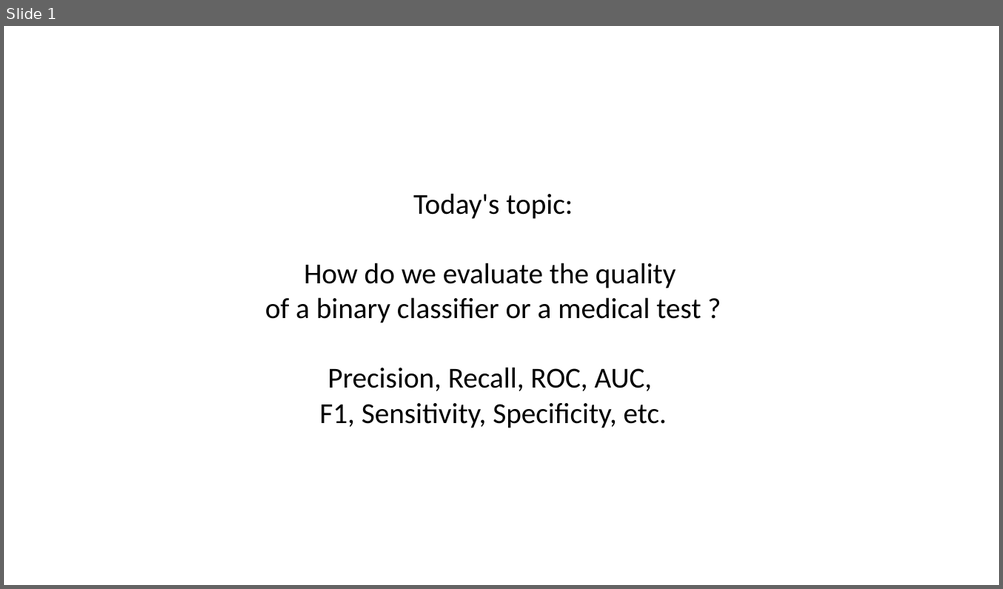
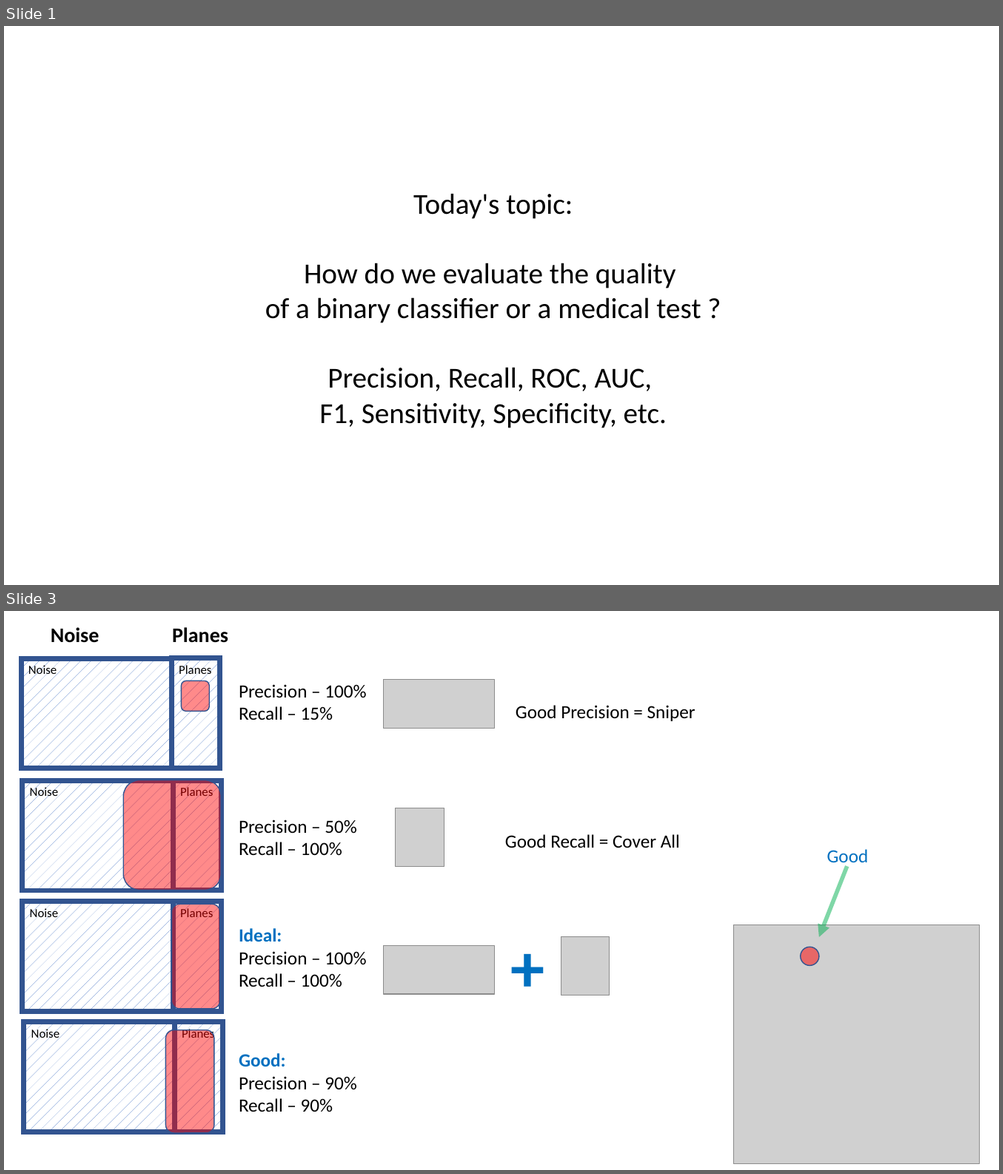
Before and after one commit to lselector/ml_ai_doc, a slide deck: Precision_Recall_ROC_Confusion.pptx. Shown one above the other, each under a label of ours: slide 1 before the commit, slides 1 and 3 after it; the slides between them are not shown. The pictures are 1003x589 and 1003x1174 pixels, drawn with LibreOffice and Linux fonts; fonts in the diff are those of the drawing; grey boxes stand for pictures. Boxes give left, top, right and bottom in pixels: in the first picture for what was removed or moved away, otherwise in the second. Text is boxed around its words. In the diff, an @@ line names an element or a change of style, - is before the commit and + after.

```diff
--- a/Precision_Recall_ROC_Confusion.pptx
+++ b/Precision_Recall_ROC_Confusion.pptx
@@ slide 3 added at [4, 611, 999, 1170], background #FFFFFF @@
@@ text added at [51, 627, 99, 643], 20 pt, text #000000, bold @@
+Noise
@@ text added at [172, 627, 228, 643], 20 pt, text #000000, bold @@
+Planes
@@ group added at [21, 658, 220, 769]: 2 rectangles, 2 texts @@
+Noise
+Planes
@@ rounded rectangle added at [182, 681, 210, 712], fill #FF0000 at 46% opacity, outline #325491 1 pt @@
@@ text added at [239, 684, 366, 721], 18 pt, text #000000 @@
+Precision – 100%
+Recall – 15%
@@ picture added at [383, 680, 494, 728] @@
@@ text added at [515, 705, 695, 721], 18 pt, text #000000 @@
+Good Precision = Sniper
@@ rounded rectangle added at [123, 780, 221, 890], fill #FF0000 at 46% opacity, outline #325491 1 pt @@
@@ group added at [22, 780, 221, 891]: 2 rectangles, 2 texts @@
+Noise
+Planes
@@ picture added at [395, 808, 444, 866] @@
@@ text added at [239, 820, 356, 856], 18 pt, text #000000 @@
+Precision – 50%
+Recall – 100%
@@ text added at [505, 834, 680, 848], 18 pt, text #000000 @@
+Good Recall = Cover All
@@ text added at [827, 849, 868, 867], 18 pt, text #0070C0 @@
+Good
@@ arrow added from (847, 866) to (819, 938), #00B050 4 pt @@
@@ rounded rectangle added at [172, 904, 220, 1009], fill #FF0000 at 46% opacity, outline #325491 1 pt @@
@@ group added at [22, 901, 221, 1012]: 2 rectangles, 2 texts @@
+Noise
+Planes
@@ text added at [504, 920, 567, 1010], 66 pt, text #0070C0, bold @@
++
@@ text added at [239, 928, 366, 988], 18 pt, text #000000 @@
+Ideal:
+Precision – 100%
+Recall – 100%
@@ picture added at [560, 938, 609, 996] @@
@@ picture added at [734, 925, 979, 1165] @@
@@ picture added at [383, 946, 494, 994] @@
@@ ellipse added at [800, 948, 819, 966], fill #FF0000 at 50% opacity, outline #325491 1 pt @@
@@ rounded rectangle added at [166, 1031, 214, 1133], fill #FF0000 at 46% opacity, outline #325491 1 pt @@
@@ group added at [24, 1022, 222, 1133]: 2 rectangles, 2 texts @@
+Noise
+Planes
@@ text added at [239, 1054, 356, 1113], 18 pt, text #000000 @@
+Good:
+Precision – 90%
+Recall – 90%
```
Also in this commit, not shown: 1 slide changed, 3 other files.
